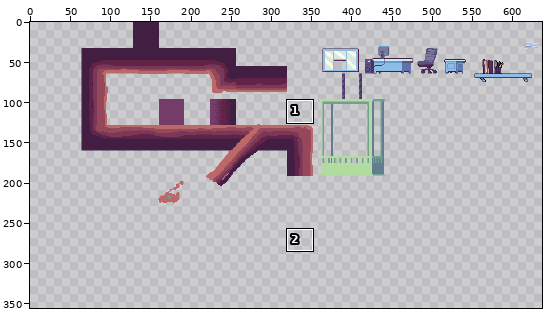
A pixel-art file gets an edit: assets/gfx/world/World Tileset.aseprite. Above: a wide view before the commit, with the close-up outlined.
Close-up. The starting point:
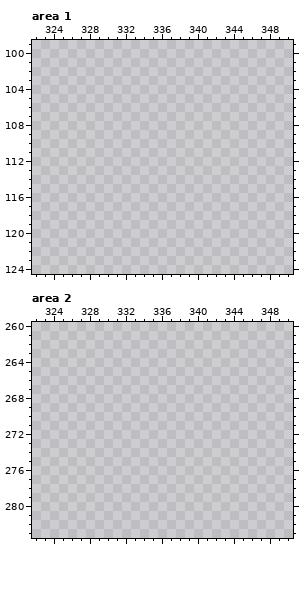
640x360 pixels, 1 frame. Shown: area 1: x 322..350, y 99..124; area 2: x 322..350, y 260..283. The wide view leaves out empty margins. The commit also changed other parts of the picture, which this record leaves out.
Palette (. is transparent): 
After:
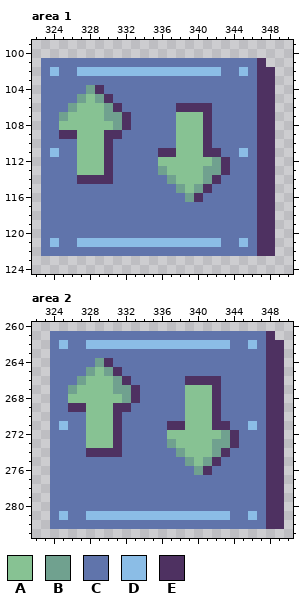
Colours new in this view: A #87c293  B #70a18f  C #6074ab  D #8bbde6  E #4e3161
Difference:
Changed rows in their new state; - is an unchanged pixel.
Area 1, layer "FG Tiles":
first column x 323:
101 CCCCCCCCCCCCCCCCCCCCCCCCE-
102 CDCCDDDDDDDDDDDDDDDDCCDCEE
103 CCCCCCCCCCCCCCCCCCCCCCCCEE
104 CCCCCBECCCCCCCCCCCCCCCCCEE
105 CCCCBABECCCCCCCCCCCCCCCCEE
106 CCCBAAABECCCCCCEEEECCCCCEE
107 CCBAAAABBECCCCCAAAECCCCCEE
108 CCAAAAAABECCCCCAAAECCCCCEE
109 CCEEAAAEECCCCCCAAAECCCCCEE
110 CCCCAAAECCCCCCCAAAECCCCCEE
111 CDCCAAAECCCCCEEAAAEECCDCEE
112 CCCCAAAECCCCCAAAAAABECCCEE
113 CCCCAAAECCCCCBAAAABBECCCEE
114 CCCCEEEECCCCCCBAAABECCCCEE
115 CCCCCCCCCCCCCCCBABECCCCCEE
116 CCCCCCCCCCCCCCCCBECCCCCCEE
117 CCCCCCCCCCCCCCCCCCCCCCCCEE
118 CCCCCCCCCCCCCCCCCCCCCCCCEE
119 CCCCCCCCCCCCCCCCCCCCCCCCEE
120 CCCCCCCCCCCCCCCCCCCCCCCCEE
121 CDCCDDDDDDDDDDDDDDDDCCDCEE
122 CCCCCCCCCCCCCCCCCCCCCCCCEE
Area 2, layer "FG Tiles":
first column x 324:
261 CCCCCCCCCCCCCCCCCCCCCCCCE-
262 CDCCDDDDDDDDDDDDDDDDCCDCEE
263 CCCCCCCCCCCCCCCCCCCCCCCCEE
264 CCCCCBECCCCCCCCCCCCCCCCCEE
265 CCCCBABECCCCCCCCCCCCCCCCEE
266 CCCBAAABECCCCCCEEEECCCCCEE
267 CCBAAAABBECCCCCAAAECCCCCEE
268 CCAAAAAABECCCCCAAAECCCCCEE
269 CCEEAAAEECCCCCCAAAECCCCCEE
270 CCCCAAAECCCCCCCAAAECCCCCEE
271 CDCCAAAECCCCCEEAAAEECCDCEE
272 CCCCAAAECCCCCAAAAAABECCCEE
273 CCCCAAAECCCCCBAAAABBECCCEE
274 CCCCEEEECCCCCCBAAABECCCCEE
275 CCCCCCCCCCCCCCCBABECCCCCEE
276 CCCCCCCCCCCCCCCCBECCCCCCEE
277 CCCCCCCCCCCCCCCCCCCCCCCCEE
278 CCCCCCCCCCCCCCCCCCCCCCCCEE
279 CCCCCCCCCCCCCCCCCCCCCCCCEE
280 CCCCCCCCCCCCCCCCCCCCCCCCEE
281 CDCCDDDDDDDDDDDDDDDDCCDCEE
282 CCCCCCCCCCCCCCCCCCCCCCCCEE
Boxes around the changes in both close-ups, in picture pixels (x1, y1, x2, y2):
added: (41, 58, 275, 256)
added: (50, 331, 284, 529)
